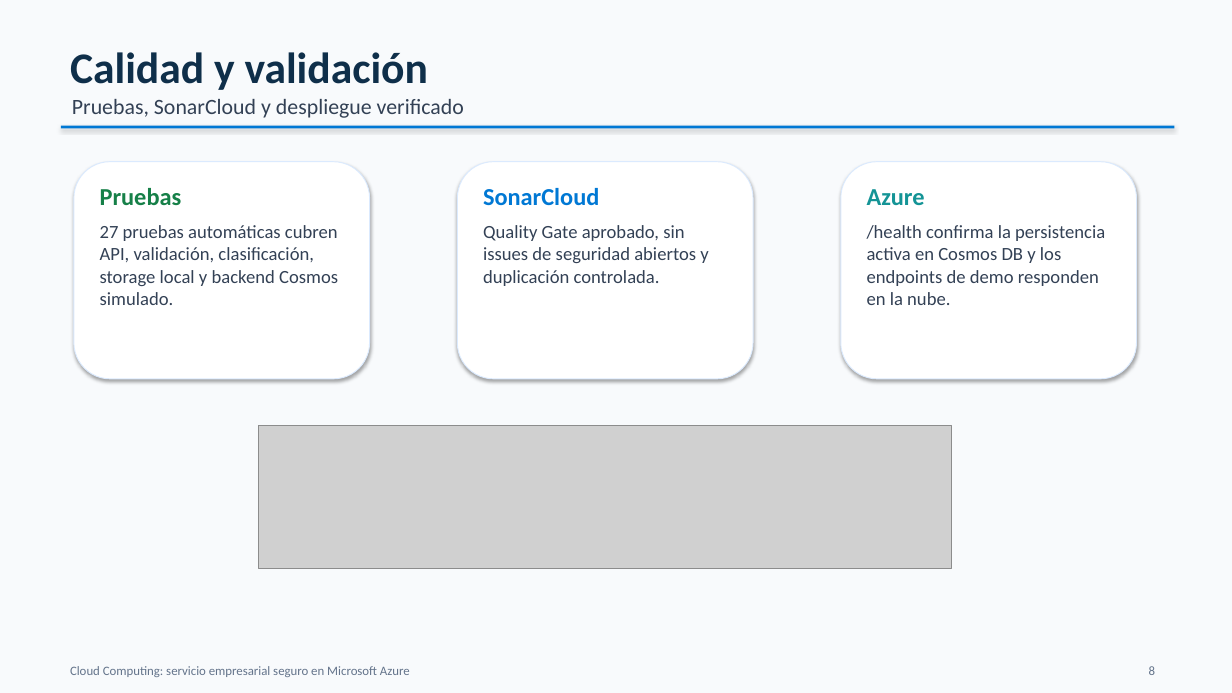
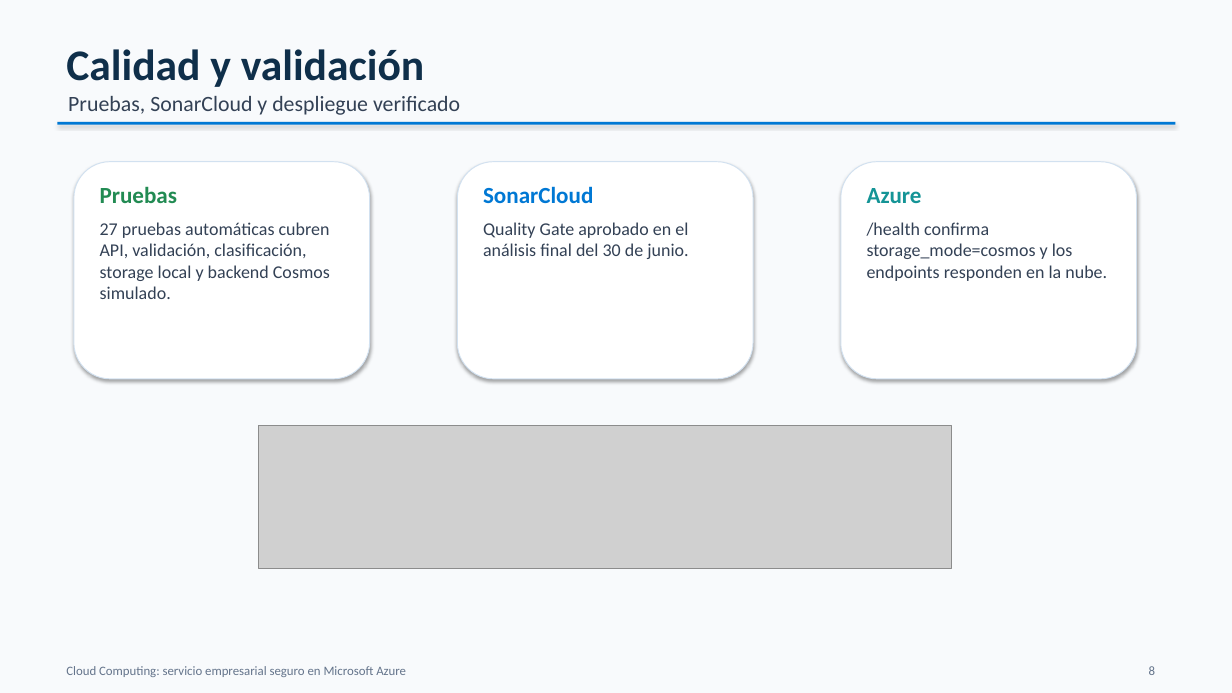
Before and after one commit to karimadrico/tfg-azure-servicio-empresarial-seguro, a slide deck: slide 8 of docs/entrega/presentacion-defensa-tfg.pptx. Drawn at 1232x693 pixels with LibreOffice and Linux fonts; fonts in the diff are those of the drawing; grey boxes stand for pictures. Boxes give left, top, right and bottom in pixels: in the first picture for what was removed or moved away, otherwise in the second. Text is boxed around its words. In the diff, an @@ line names an element or a change of style, - is before the commit and + after.

Commit message:
Cerrar evidencias finales de calidad y costes

```diff
--- a/docs/entrega/presentacion-defensa-tfg.pptx
+++ b/docs/entrega/presentacion-defensa-tfg.pptx
@@ text "Calidad y validación": place and size @@
-text "Calidad y validación" at [70,52,428,90]
+text "Calidad y validación" at [66,49,424,87]
@@ text "Pruebas, SonarCloud y despliegue verificado": place and size @@
-text "Pruebas, SonarCloud y despliegue verificado" at [72,99,464,118]
+text "Pruebas, SonarCloud y despliegue verificado" at [68,96,460,115]
@@ rectangle: place and size @@
-rectangle at [61,126,1175,128]
+rectangle at [57,122,1176,125]
@@ text "Pruebas" at [100,186,177,203]: size 19 to 18 pt, text colour #168048 to #228B53 @@
@@ text "SonarCloud" at [483,186,593,203]: size 19 to 18 pt @@
@@ outline #DBEAFE 0.75 pt to #D2E1F0 0.75 pt in 3 elements at [74,162,370,379], [457,162,753,379], [841,162,1137,379] @@
@@ text "Azure" at [867,188,922,203]: size 19 to 18 pt @@
@@ text "27 pruebas automáticas cubren API, ..." at [100,222,330,299]: size 14.5 to 14 pt @@
@@ text at [483,222,688,259]: text changed; size 14.5 to 14 pt @@
-Quality Gate aprobado, sin issues de seguridad abiertos y duplicación controlada.
+Quality Gate aprobado en el análisis final del 30 de junio.
@@ text at [867,222,1107,281]: text changed; size 14.5 to 14 pt @@
-/health confirma la persistencia activa en Cosmos DB y los endpoints de demo responden en la nube.
+/health confirma storage_mode=cosmos y los endpoints responden en la nube.
@@ text "Cloud Computing: servicio empresarial seguro ...": place and size @@
-text "Cloud Computing: servicio empresarial seguro ..." at [70,666,410,677]
+text "Cloud Computing: servicio empresarial seguro ..." at [66,666,406,677]
```
Also in this commit, not shown: 8 other slides changed, 13 other files.
